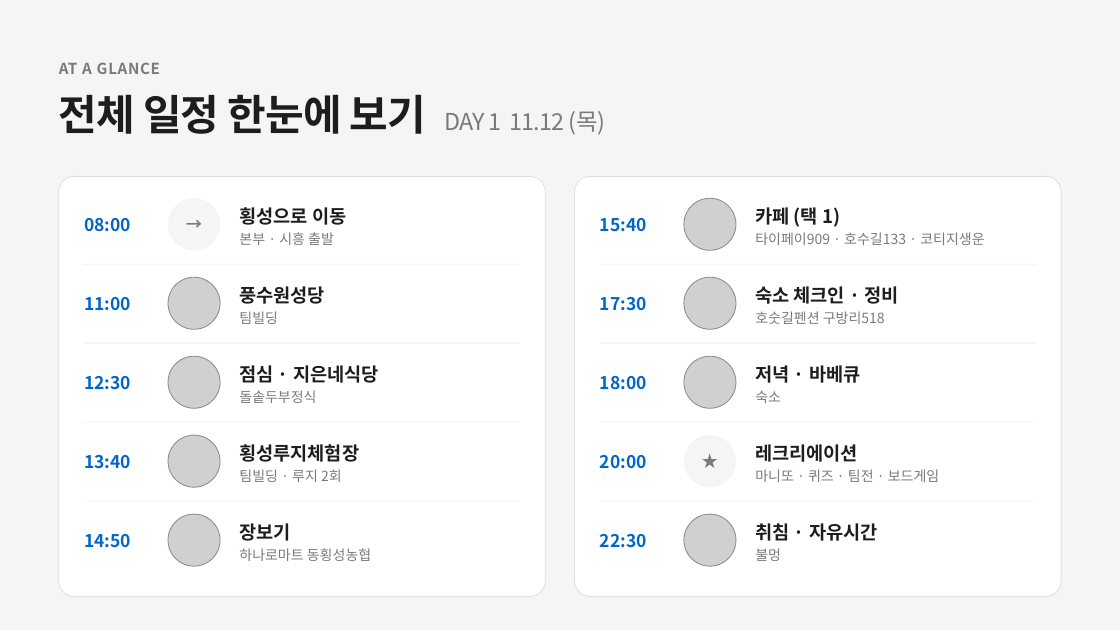
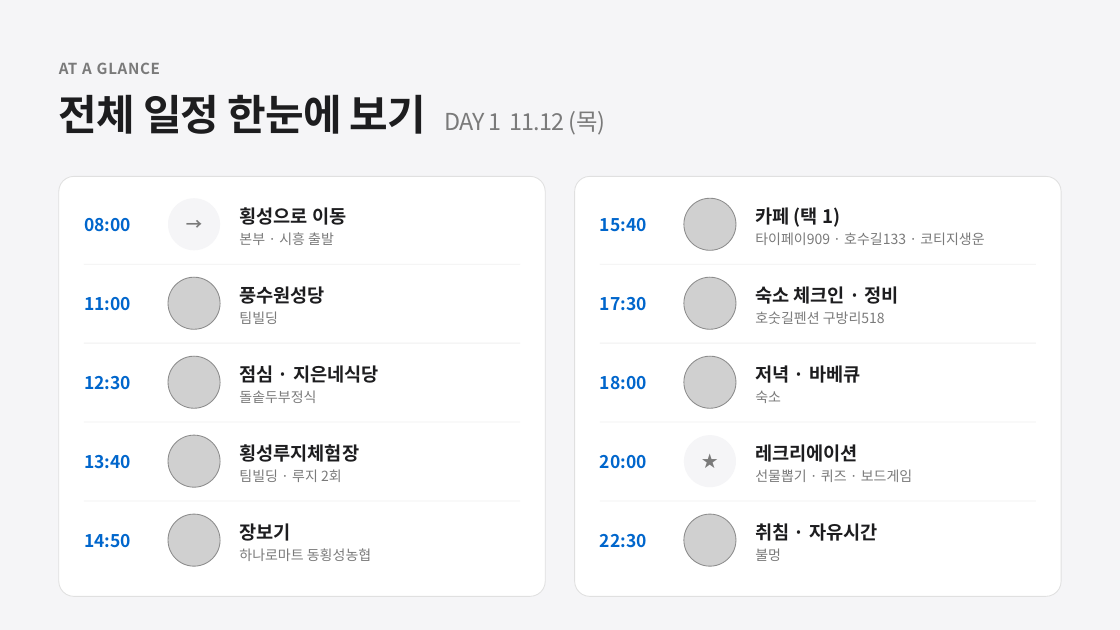
Before and after one commit to wvcsr/gipa-workshop-2026, a slide deck: slide 15 of 기파팀_하반기_워크샵_안내서.pptx (slide 16 before the commit). Drawn at 1120x630 pixels with LibreOffice and Linux fonts; fonts in the diff are those of the drawing; grey boxes stand for pictures. Boxes give left, top, right and bottom in pixels: in the first picture for what was removed or moved away, otherwise in the second. Text is boxed around its words. In the diff, an @@ line names an element or a change of style, - is before the commit and + after.

```diff
--- a/기파팀_하반기_워크샵_안내서.pptx
+++ b/기파팀_하반기_워크샵_안내서.pptx
@@ text at [755,469,912,482]: text changed @@
-마니또 · 퀴즈 · 팀전 · 보드게임
+선물뽑기 · 퀴즈 · 보드게임
```
Also in this commit, not shown: 7 other slides changed, 2 slides added, 2 slides removed, 6 other files.
